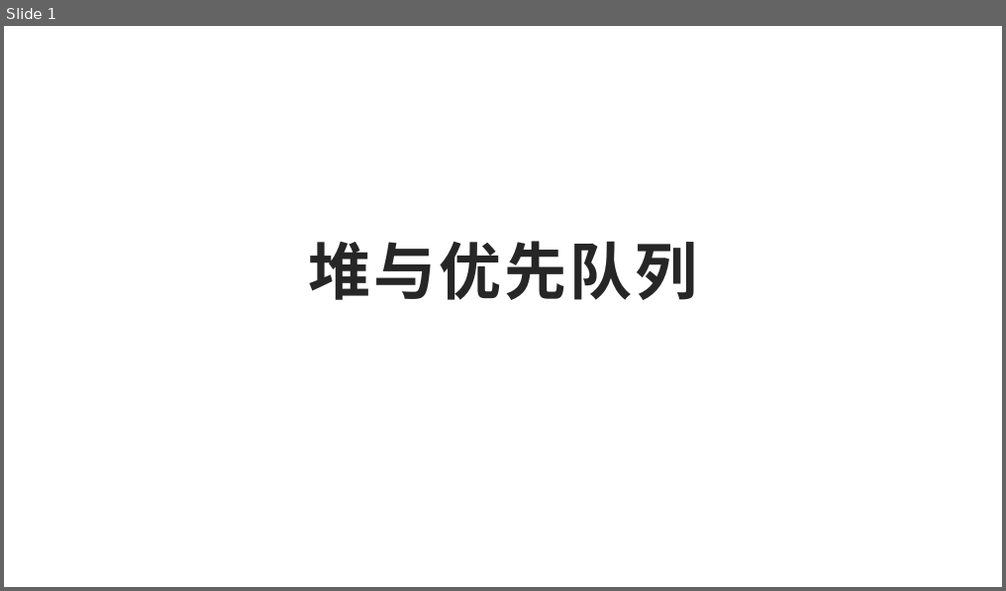
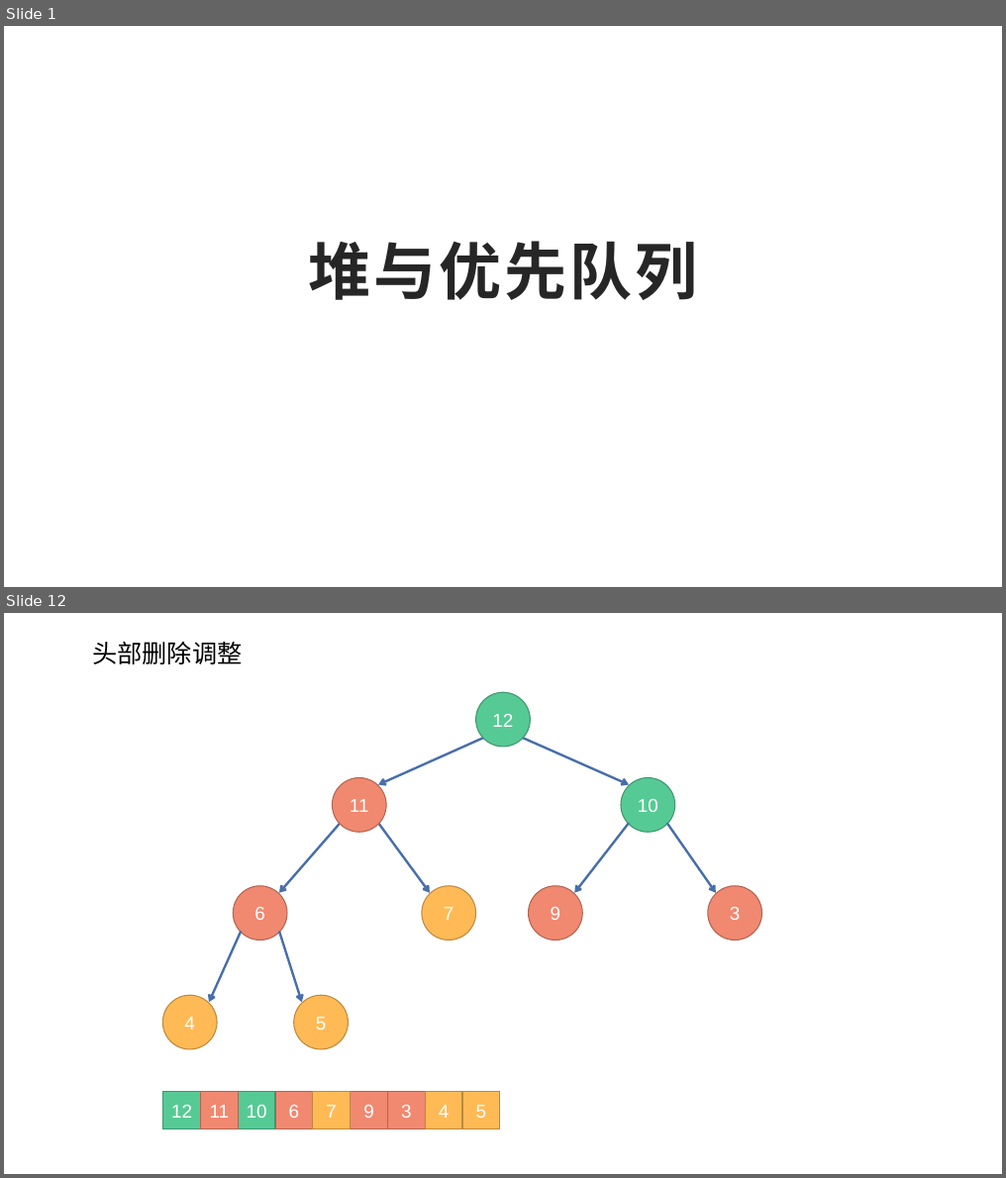
Before and after one commit to jj56313751/weijing-studybook, a slide deck: 算法/数据结构/堆与优先队列/堆与优先队列.pptx. Shown one above the other, each under a label of ours: slide 1 before the commit, slides 1 and 12 after it; the slides between them are not shown. The pictures are 1006x591 and 1006x1178 pixels, drawn with LibreOffice and Linux fonts; fonts in the diff are those of the drawing. Boxes give left, top, right and bottom in pixels: in the first picture for what was removed or moved away, otherwise in the second. Text is boxed around its words. In the diff, an @@ line names an element or a change of style, - is before the commit and + after.

```diff
--- a/算法/数据结构/堆与优先队列/堆与优先队列.pptx
+++ b/算法/数据结构/堆与优先队列/堆与优先队列.pptx
@@ slide 12 added at (4, 613, 1002, 1174), background #FFFFFF @@
@@ text added at (92, 641, 242, 664), 24 pt, text #000000 @@
+头部删除调整
@@ ellipse added at (475, 692, 530, 747), fill #56CA95, outline #40956E 1 pt, 18 pt, text #FFFFFF @@
+12
@@ arrow added from (484, 738) to (378, 785), #476FAA 2.25 pt @@
@@ arrow added from (522, 738) to (629, 785), #476FAA 2.25 pt @@
@@ ellipse added at (332, 777, 386, 832), fill #F18870, outline #B26553 1 pt, 18 pt, text #FFFFFF @@
+11
@@ ellipse added at (621, 777, 675, 832), fill #56CA95, outline #40956E 1 pt, 18 pt, text #FFFFFF @@
+10
@@ arrow added from (341, 823) to (279, 893), #476FAA 2.25 pt @@
@@ arrow added from (378, 823) to (430, 893), #476FAA 2.25 pt @@
@@ arrow added from (629, 823) to (574, 893), #476FAA 2.25 pt @@
@@ arrow added from (667, 823) to (716, 893), #476FAA 2.25 pt @@
@@ ellipse added at (233, 886, 287, 940), fill #F18870, outline #B26553 1 pt, 18 pt, text #FFFFFF @@
+6
@@ ellipse added at (422, 886, 475, 940), fill #FFBA55, outline #BD8A3F 1 pt, 18 pt, text #FFFFFF @@
+7
@@ ellipse added at (528, 886, 582, 940), fill #F18870, outline #B26553 1 pt, 18 pt, text #FFFFFF @@
+9
@@ ellipse added at (708, 886, 761, 940), fill #F18870, outline #B26553 1 pt, 18 pt, text #FFFFFF @@
+3
@@ arrow added from (242, 931) to (209, 1002), #476FAA 2.25 pt @@
@@ arrow added from (279, 931) to (302, 1002), #476FAA 2.25 pt @@
@@ ellipse added at (162, 995, 217, 1050), fill #FFBA55, outline #BD8A3F 1 pt, 18 pt, text #FFFFFF @@
+4
@@ ellipse added at (294, 995, 348, 1050), fill #FFBA55, outline #BD8A3F 1 pt, 18 pt, text #FFFFFF @@
+5
@@ rectangle added at (162, 1092, 200, 1130), fill #56CA95, outline #40956E 1 pt, 18 pt, text #FFFFFF @@
+12
@@ rectangle added at (200, 1092, 238, 1130), fill #F18870, outline #B26553 1 pt, 18 pt, text #FFFFFF @@
+11
@@ rectangle added at (238, 1092, 275, 1130), fill #56CA95, outline #40956E 1 pt, 18 pt, text #FFFFFF @@
+10
@@ rectangle added at (275, 1092, 313, 1130), fill #F18870, outline #B26553 1 pt, 18 pt, text #FFFFFF @@
+6
@@ rectangle added at (313, 1092, 350, 1130), fill #FFBA55, outline #BD8A3F 1 pt, 18 pt, text #FFFFFF @@
+7
@@ rectangle added at (350, 1092, 387, 1130), fill #F18870, outline #B26553 1 pt, 18 pt, text #FFFFFF @@
+9
@@ rectangle added at (387, 1092, 425, 1130), fill #F18870, outline #B26553 1 pt, 18 pt, text #FFFFFF @@
+3
@@ rectangle added at (425, 1092, 462, 1130), fill #FFBA55, outline #BD8A3F 1 pt, 18 pt, text #FFFFFF @@
+4
@@ rectangle added at (462, 1092, 500, 1130), fill #FFBA55, outline #BD8A3F 1 pt, 18 pt, text #FFFFFF @@
+5
```
Also in this commit, not shown: 39 other slides added, 1 slide removed, 5 other files.
